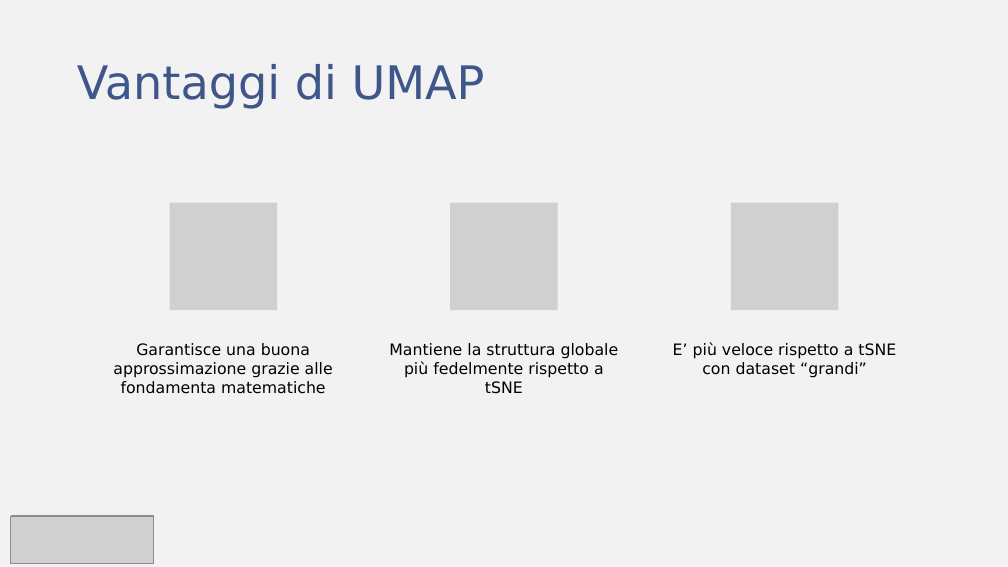
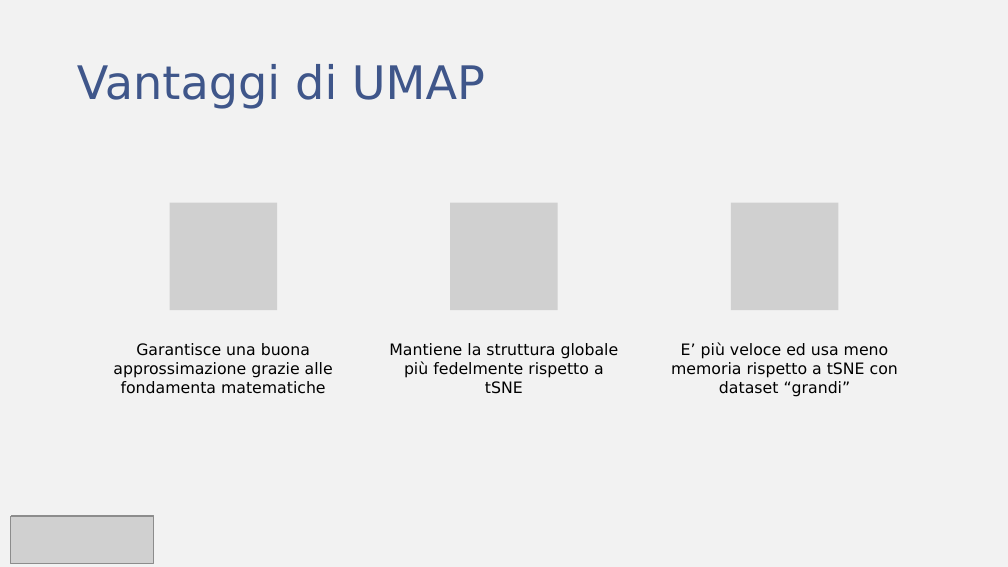
Before and after one commit to fratorgano/dimensionality-reduction, a slide deck: slide 18 of umap/UMAP.pptx (slide 14 before the commit). Drawn at 1008x567 pixels with LibreOffice and Linux fonts; fonts in the diff are those of the drawing; grey boxes stand for pictures. Boxes give left, top, right and bottom in pixels: in the first picture for what was removed or moved away, otherwise in the second. Text is boxed around its words. In the diff, an @@ line names an element or a change of style, - is before the commit and + after.

```diff
--- a/umap/UMAP.pptx
+++ b/umap/UMAP.pptx
@@ text at box(671, 342, 898, 396): text changed @@
-E’ più veloce rispetto a tSNE con dataset “grandi”
+E’ più veloce ed usa meno memoria rispetto a tSNE con dataset “grandi”
```
Also in this commit, not shown: 2 other slides changed, 4 slides added, 2 other files.
